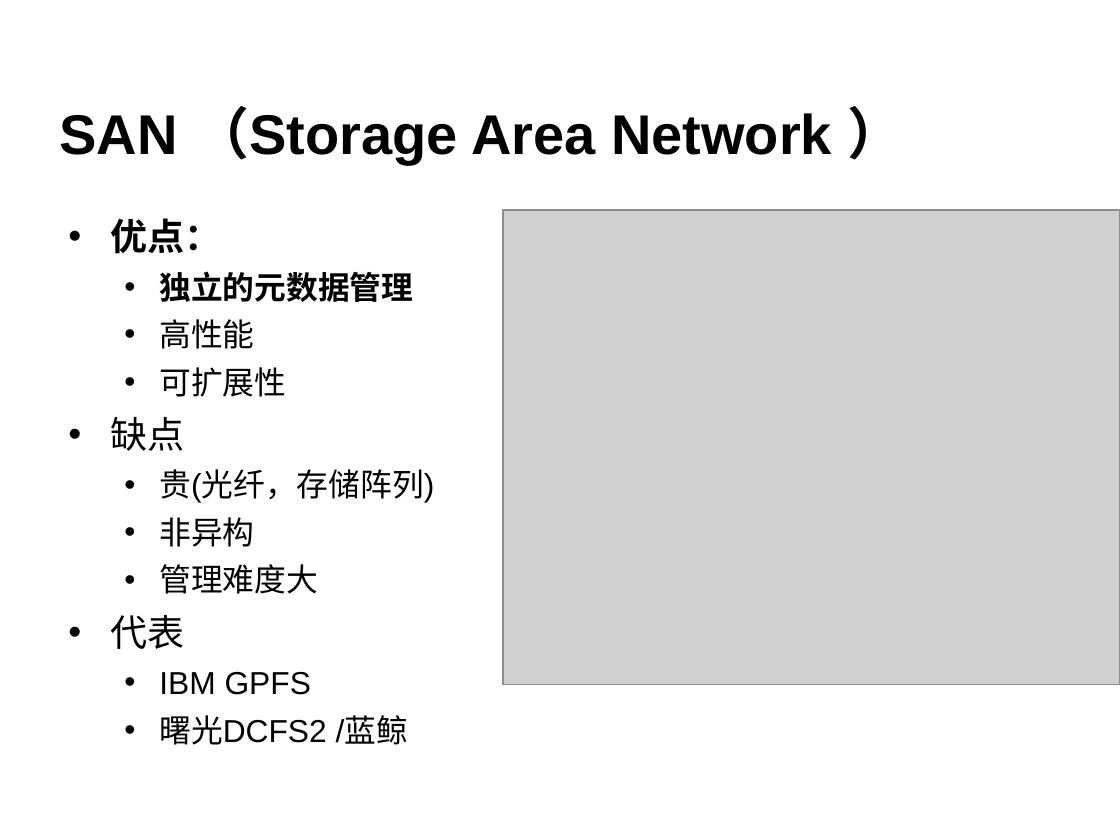
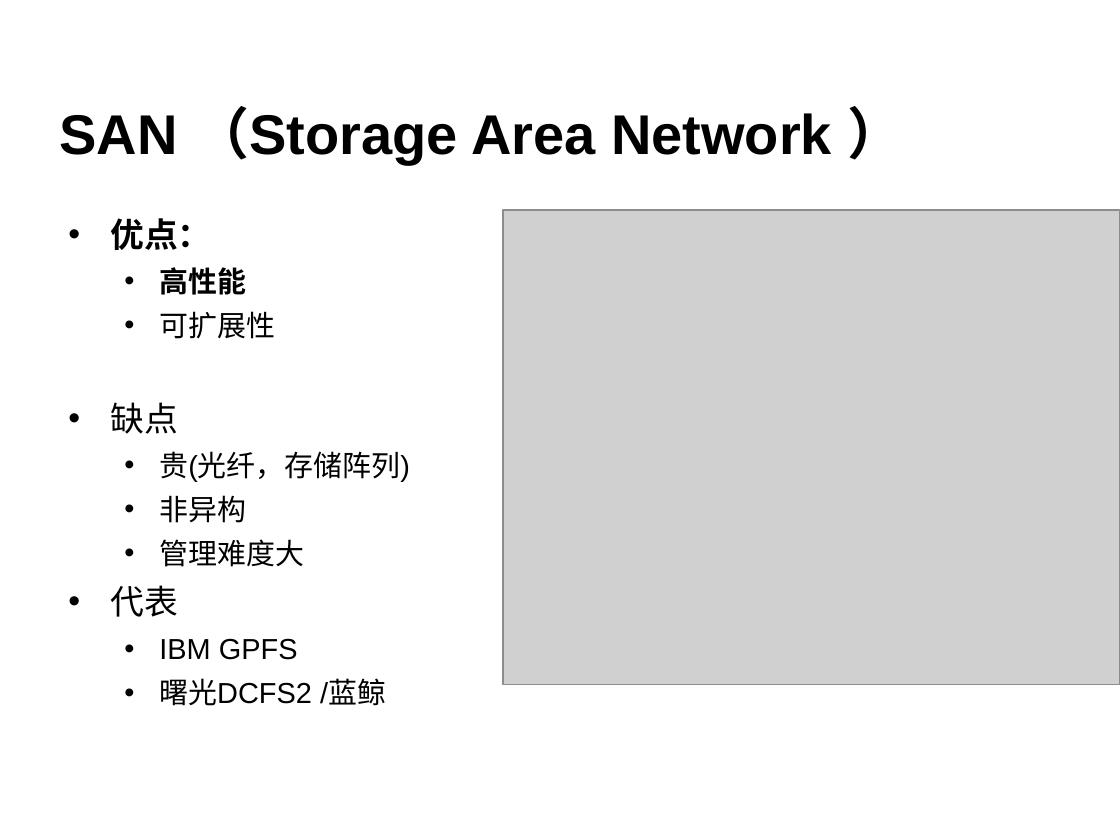
Before and after one commit to cheliequan/idning-paper, a slide deck: slide 7 of draft/答辩.ppt. Drawn at 1120x840 pixels with LibreOffice and Linux fonts; fonts in the diff are those of the drawing; grey boxes stand for pictures; background and template pictures are left out. Boxes give left, top, right and bottom in pixels: in the first picture for what was removed or moved away, otherwise in the second. Text is boxed around its words. In the diff, an @@ line names an element or a change of style, - is before the commit and + after.

```diff
--- a/draft/答辩.ppt
+++ b/draft/答辩.ppt
@@ text "优点：" at (110,218,410,706): size 23.8 to 21.7 pt in "优点：", "缺点", "代表"; size 20.4 to 18.6 pt in "高性能", "可扩展性", "贵(光纤，存储阵列)", "非异构" and 3 more places; bold on in "高性能" @@
@@ text at (159,271,413,302): paragraph removed @@
-  • 独立的元数据管理
```
Also in this commit, not shown: 11 other slides changed, 4 slides added, 3 slides removed, 1 other file.
